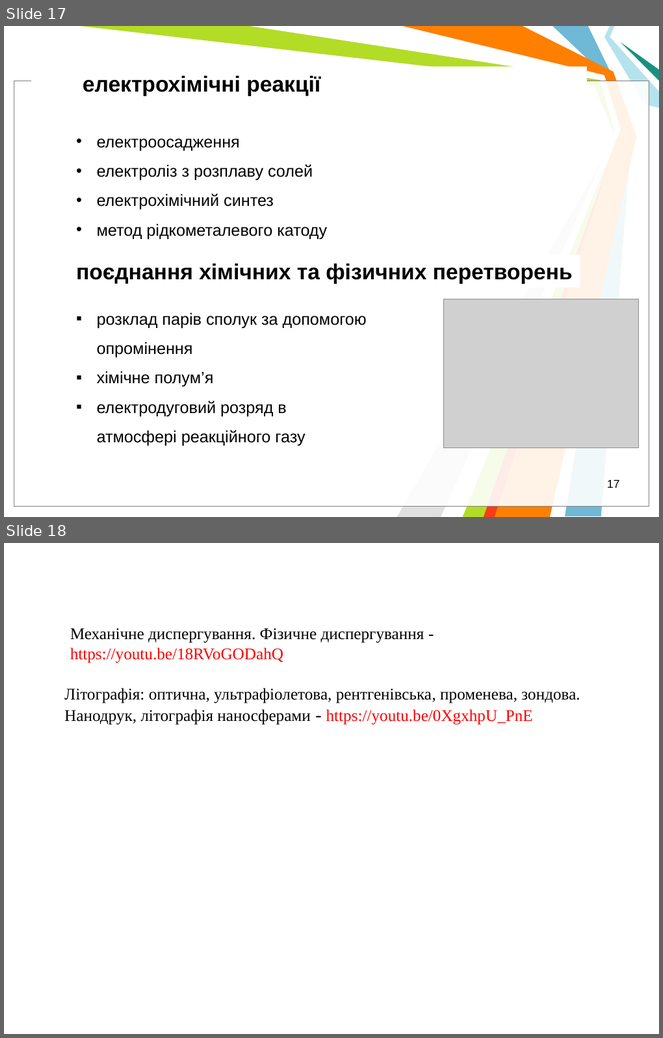
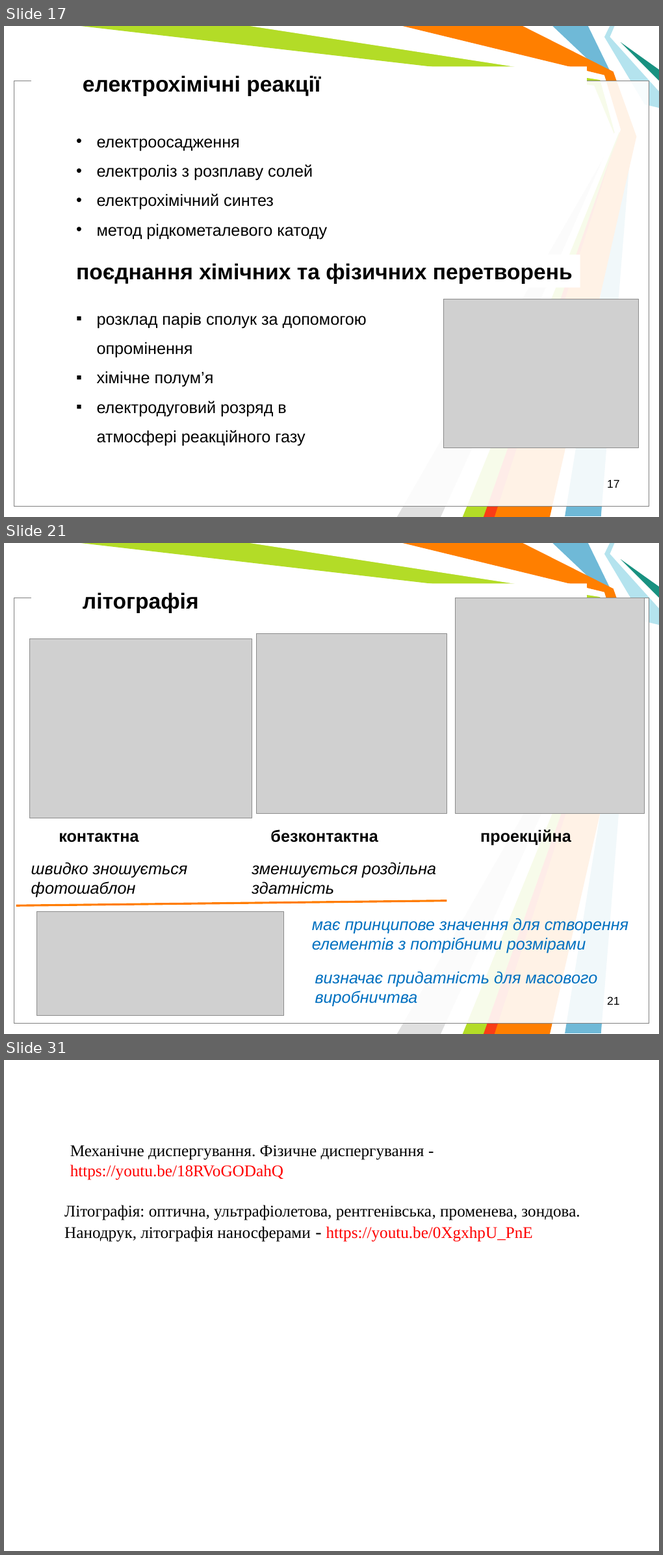
Before and after one commit to l432/NMK, a slide deck: Lecture/nanoSystem/2021_22/Present/OsnFizNanoV2.ppt. Shown one above the other, each under a label of ours: slides 17 and 18 before the commit, slides 17, 21 and 31 after it; the slides between them are not shown. The pictures are 663x1038 and 663x1555 pixels, drawn with LibreOffice and Linux fonts; fonts in the diff are those of the drawing; grey boxes stand for pictures; background and template pictures are left out. Boxes give left, top, right and bottom in pixels: in the first picture for what was removed or moved away, otherwise in the second. Text is boxed around its words. In the diff, an @@ line names an element or a change of style, - is before the commit and + after.

```diff
--- a/Lecture/nanoSystem/2021_22/Present/OsnFizNanoV2.ppt
+++ b/Lecture/nanoSystem/2021_22/Present/OsnFizNanoV2.ppt
@@ slide 21 added at [4,543,659,1034], background #FFFFFF; not listed: 11 template elements that a slide beside it also shows @@
@@ text added at [83,592,199,613], 24 pt, text #000000, bold @@
+літографія
@@ picture added at [456,598,645,814] @@
@@ picture added at [30,639,252,819] @@
@@ picture added at [257,634,447,814] @@
@@ text added at [59,833,139,843], 18 pt, text #000000, bold @@
+контактна
@@ text added at [270,830,378,843], 18 pt, text #000000, bold @@
+безконтактна
@@ text added at [480,830,571,846], 18 pt, text #000000, bold @@
+проекційна
@@ text added at [31,862,188,898], 18 pt, text #000000, italic @@
+швидко зношується фотошаблон
@@ text added at [252,862,436,895], 18 pt, text #000000, italic @@
+зменшується роздільна здатність
@@ line added from (16, 906) to (447, 901), #FF7C00 2.24 pt @@
@@ picture added at [36,912,284,1016] @@
@@ text added at [312,918,629,954], 18 pt, text #0070C0, italic @@
+має принципове значення для створення елементів з потрібними розмірами
@@ text added at [315,971,598,1007], 18 pt, text #0070C0, italic @@
+визначає придатність для масового виробничтва
@@ page number added at [607,997,620,1005], 12.5 pt, text #000000 @@
+21
@@ what was slide 18 is now slide 31 @@
```
Also in this commit, not shown: 12 other slides added.
